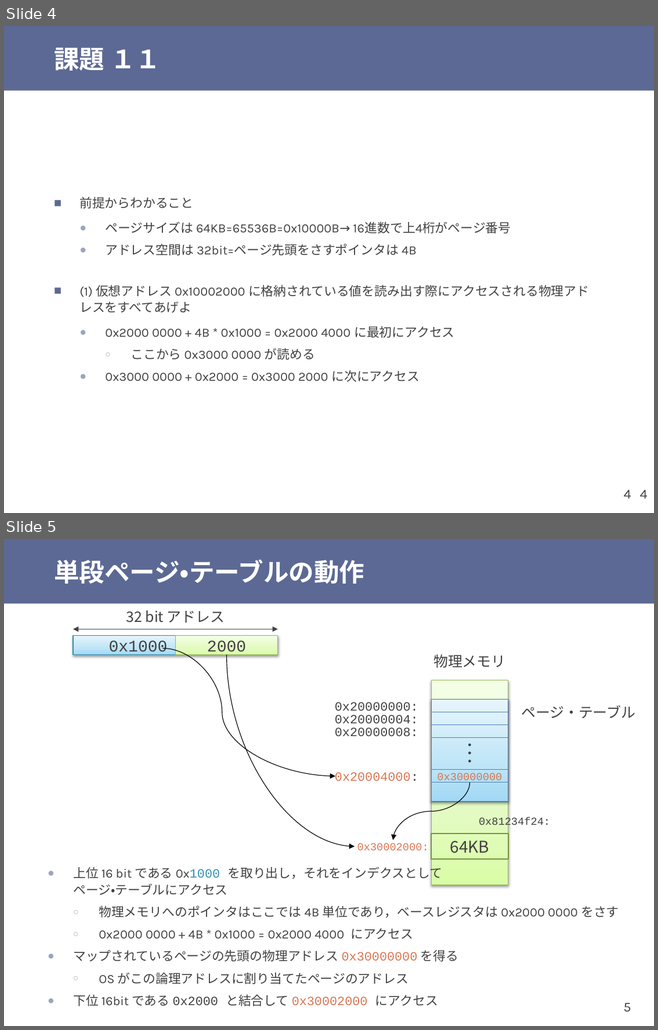
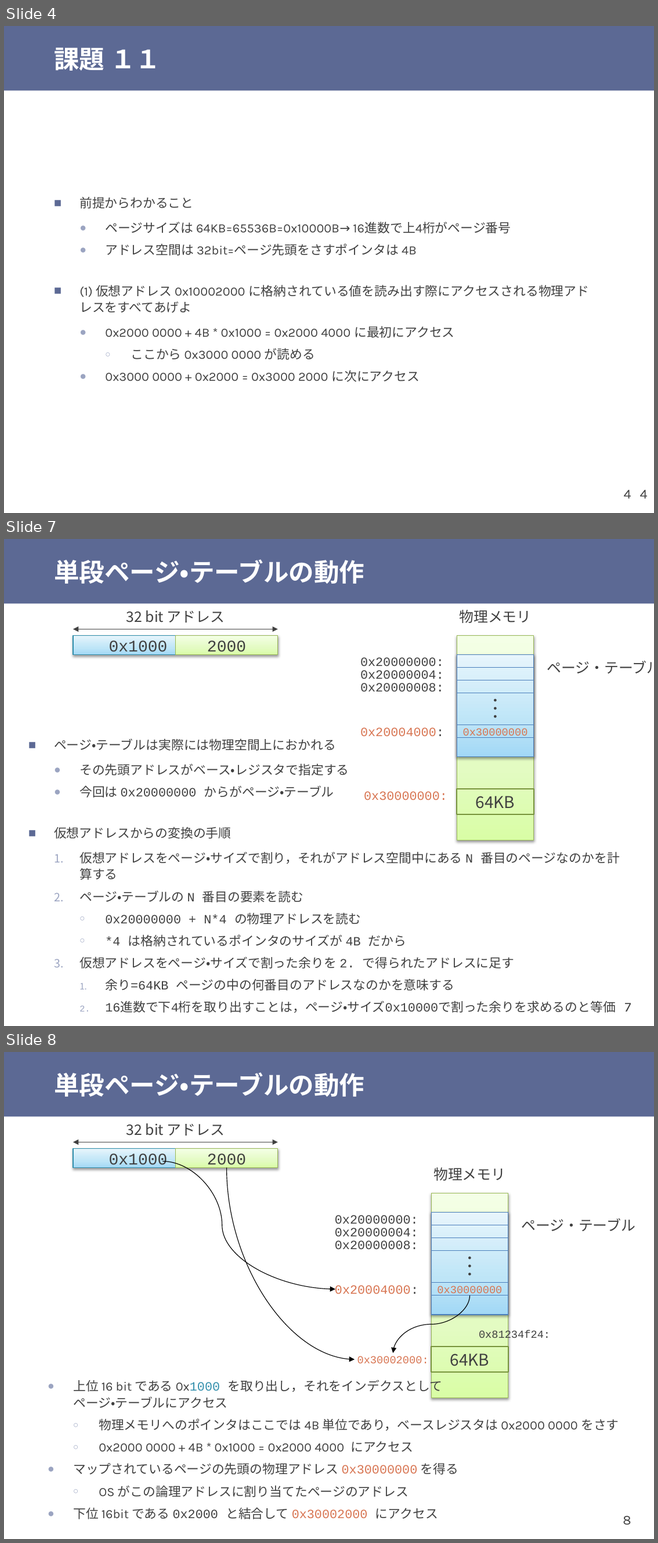
Before and after one commit to shioyadan/otya-computer-architecture-i, a slide deck: cai-shioya-12.pptx. Shown one above the other, each under a label of ours: slides 4 and 5 before the commit, slides 4, 7 and 8 after it; the slides between them are not shown. The pictures are 658x1030 and 658x1543 pixels, drawn with LibreOffice and Linux fonts; fonts in the diff are those of the drawing. Boxes give left, top, right and bottom in pixels: in the first picture for what was removed or moved away, otherwise in the second. Text is boxed around its words. In the diff, an @@ line names an element or a change of style, - is before the commit and + after.

```diff
--- a/cai-shioya-12.pptx
+++ b/cai-shioya-12.pptx
@@ slide 7 added at (4, 539, 654, 1026), background #FFFFFF; not listed: 2 template elements that a slide beside it also shows @@
@@ title added at (54, 559, 364, 584), 28 pt, text #FFFFFF, bold @@
+単段ページ・テーブルの動作
@@ text added at (126, 610, 224, 623), 16 pt, text #404040 @@
+32 bit アドレス
@@ text added at (459, 610, 531, 623), 16 pt, text #404040 @@
+物理メモリ
@@ rectangle added at (73, 636, 278, 655), fill gradient #A2D9F7 to #BFE4F8 to #E6F5FD, outline #2E8DAB 0.75 pt, 18 pt, text #404040 @@
+0x1000
@@ double arrow added from (73, 629) to (278, 629), #404040 0.75 pt @@
@@ rectangle added at (176, 636, 278, 655), fill gradient #DAFDA7 to #E4FCC2 to #F5FFE7, outline #98B955 0.75 pt, 18 pt, text #404040 @@
+2000
@@ rectangle added at (457, 636, 534, 841), fill gradient #DAFDA7 to #E4FCC2 to #F5FFE7, outline #98B955 0.75 pt @@
@@ text added at (360, 657, 444, 666), 14 pt, text #404040 @@
+0x20000000:
@@ rectangle added at (457, 654, 534, 756), fill gradient #A2D9F7 to #BFE4F8 to #E6F5FD, outline #2E8DAB 0.75 pt @@
@@ rectangle added at (457, 654, 534, 668), outline #4B7EBC 0.75 pt @@
@@ text added at (360, 670, 444, 679), 14 pt, text #404040 @@
+0x20000004:
@@ rectangle added at (457, 668, 534, 681), outline #4B7EBC 0.75 pt @@
@@ text added at (547, 661, 654, 674), 16 pt, text #404040 @@
+ページ・テーブル
@@ text added at (360, 683, 444, 692), 14 pt, text #404040 @@
+0x20000008:
@@ rectangle added at (457, 681, 534, 694), outline #4B7EBC 0.75 pt @@
@@ rectangle added at (457, 693, 534, 756), outline #4B7EBC 0.75 pt, 18 pt, text #404040 @@
+･･･
@@ text added at (360, 727, 444, 736), 14 pt, text #D87552 @@
+0x20004000:
@@ rectangle added at (457, 725, 534, 738), outline #4B7EBC 0.75 pt, 12 pt, text #D87552 @@
+0x30000000
@@ text added at (54, 739, 619, 1013), 14 pt, text #404040 @@
+■ ページ・テーブルは実際には物理空間上におかれる
+  ● その先頭アドレスがベース・レジスタで指定する
+  ● 今回は 0x20000000 からがページ・テーブル
+■ 仮想アドレスからの変換の手順
+  1. 仮想アドレスをページ・サイズで割り，それがアドレス空間中にある N 番目のページなのかを計算する
+  2. ページ・テーブルの N 番目の要素を読む
+    ○ 0x20000000 + N*4 の物理アドレスを読む
+    ○ *4 は格納されているポインタのサイズが 4B だから
+  3. 仮想アドレスをページ・サイズで割った余りを 2. で得られたアドレスに足す
+    1. 余り=64KB ページの中の何番目のアドレスなのかを意味する
+    2. 16進数で下4桁を取り出すことは，ページ・サイズ0x10000で割った余りを求めるのと等価
@@ text added at (364, 791, 447, 800), 14 pt, text #D87552 @@
+0x30000000:
@@ rectangle added at (457, 789, 534, 815), outline #77933C 1.25 pt, 18 pt, text #404040 @@
+64KB
@@ what was slide 5 is now slide 8 @@
@@ page number at (622, 1516, 630, 1525): text changed @@
-5
+8
```
Also in this commit, not shown: 2 other slides added, 2 other files.
